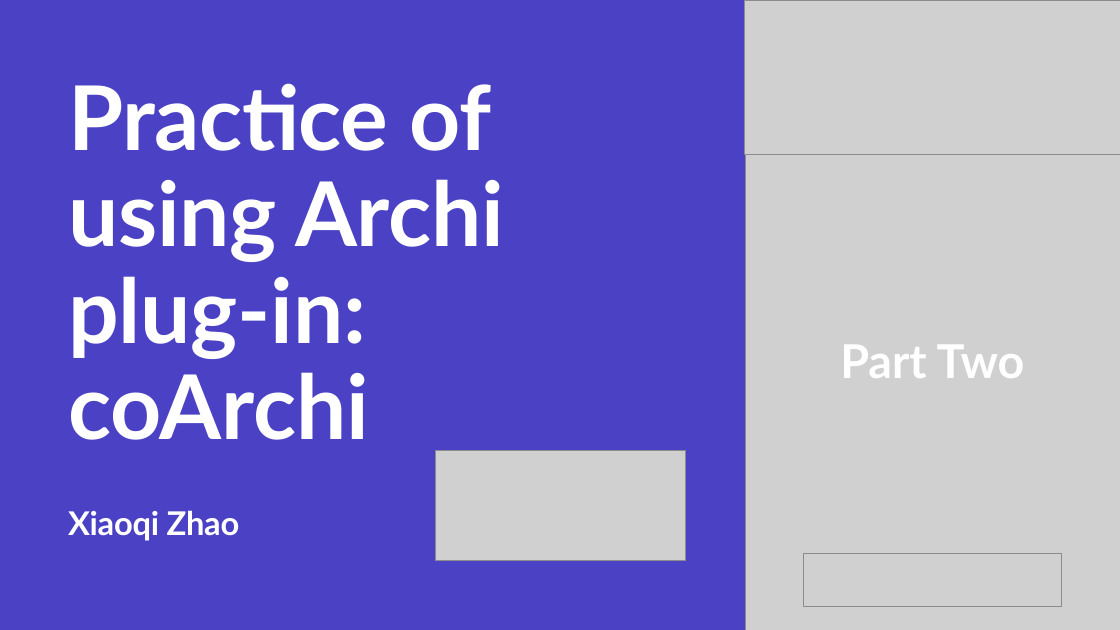
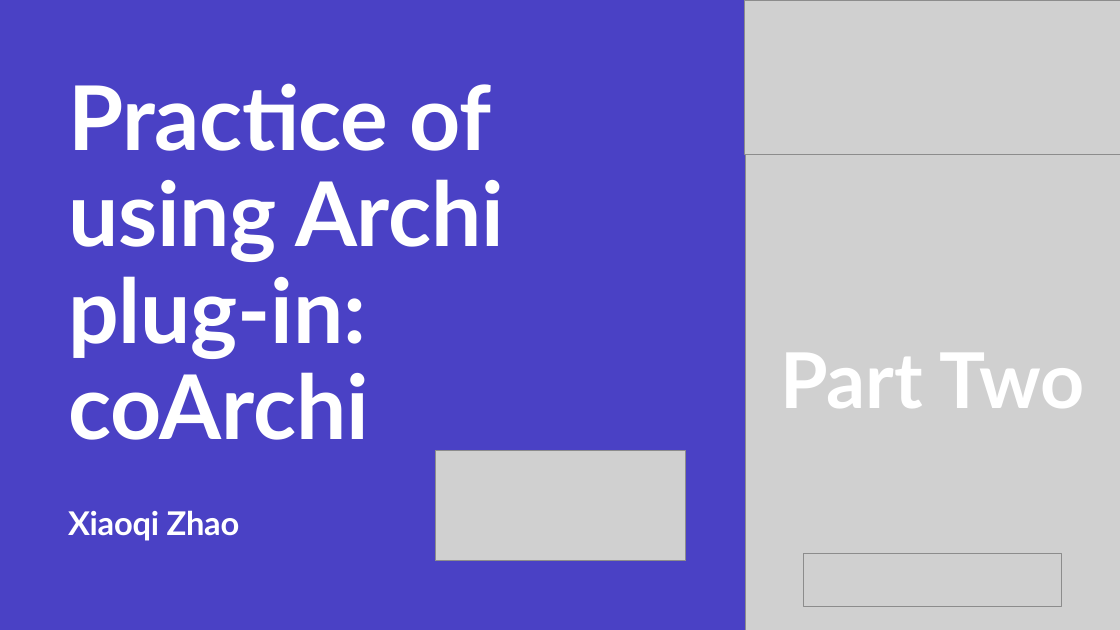
Before and after one commit to yasenstar/EA, a slide deck: slide 5 of architool/Using-coArchi.pptx. Drawn at 1120x630 pixels with LibreOffice and Linux fonts; fonts in the diff are those of the drawing; grey boxes stand for pictures. Boxes give left, top, right and bottom in pixels: in the first picture for what was removed or moved away, otherwise in the second. Text is boxed around its words. In the diff, an @@ line names an element or a change of style, - is before the commit and + after.

Commit message:
add using coArchi

```diff
--- a/architool/Using-coArchi.pptx
+++ b/architool/Using-coArchi.pptx
@@ text "Part Two": place and size @@
-text "Part Two" at <box>840,345,1025,378</box>
+text "Part Two" at <box>780,353,1085,408</box>
@@ text "Part Two" at <box>780,353,1085,408</box>: size 40 to 66 pt @@
```
Also in this commit, not shown: 2 other slides changed, 2 other files.
